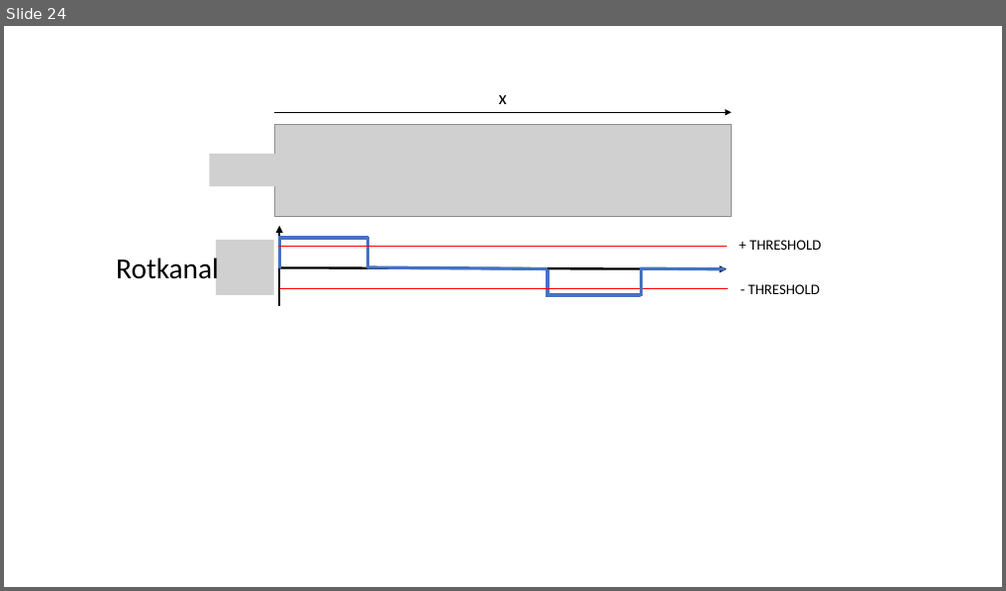
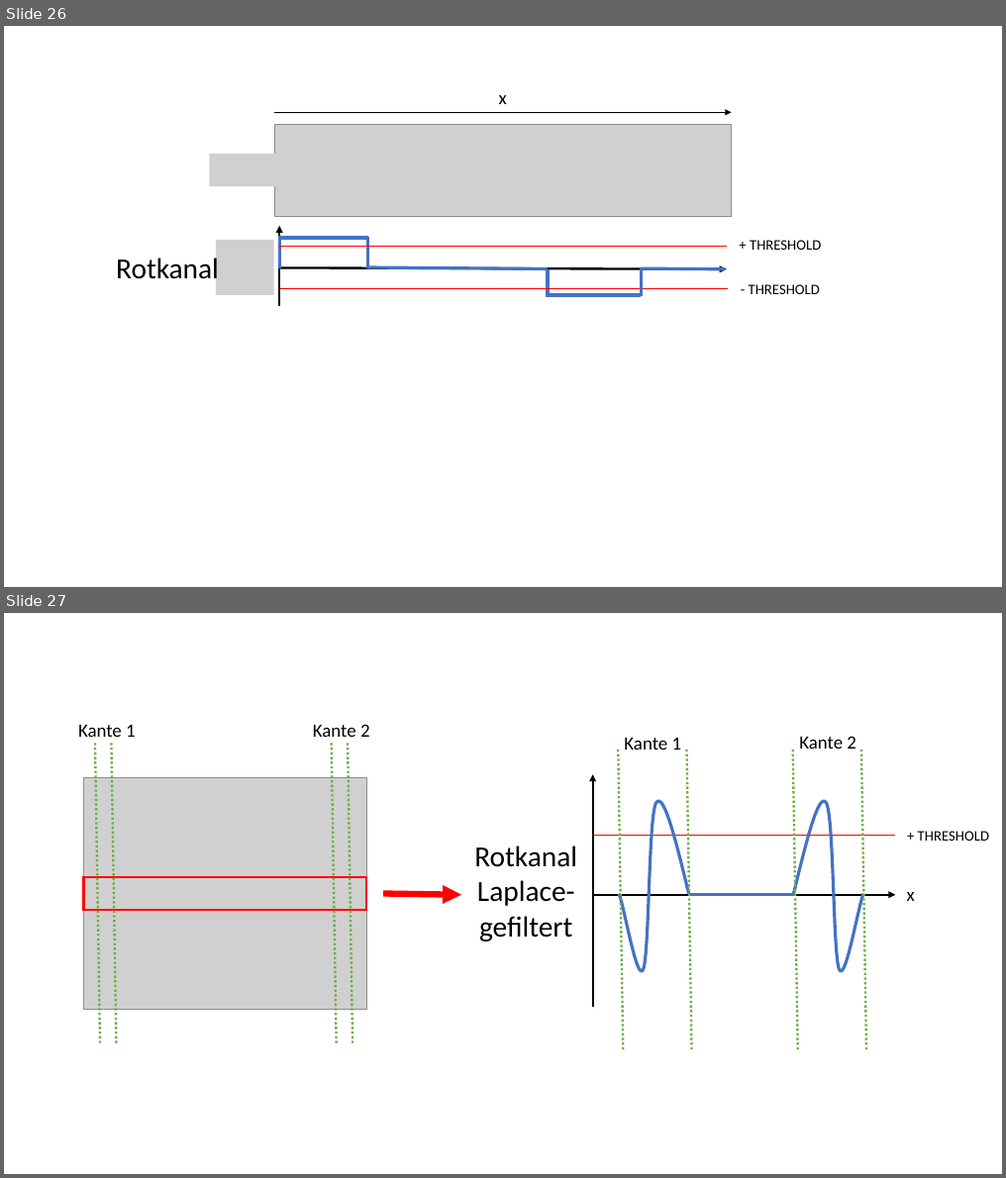
Before and after one commit to Chriss95De/Bachelors-Thesis-VHDL-Pattern-Detection, a slide deck: Dokumentation/Stand Oster/Grafiken.pptx. Shown one above the other, each under a label of ours: slide 24 before the commit, slides 26 and 27 after it. The pictures are 1006x591 and 1006x1178 pixels, drawn with LibreOffice and Linux fonts; fonts in the diff are those of the drawing; grey boxes stand for pictures. Boxes give left, top, right and bottom in pixels: in the first picture for what was removed or moved away, otherwise in the second. Text is boxed around its words. In the diff, an @@ line names an element or a change of style, - is before the commit and + after.

```diff
--- a/Dokumentation/Stand Oster/Grafiken.pptx
+++ b/Dokumentation/Stand Oster/Grafiken.pptx
@@ slide 27 added at [4,613,1002,1174], background #FFFFFF @@
@@ text added at [78,725,136,737], 18 pt, text #000000 @@
+Kante 1
@@ text added at [313,724,370,737], 18 pt, text #000000 @@
+Kante 2
@@ line added from (95, 744) to (100, 1045), #70AD47 2.25 pt dashed @@
@@ line added from (111, 744) to (116, 1045), #70AD47 2.25 pt dashed @@
@@ line added from (331, 744) to (337, 1045), #70AD47 2.25 pt dashed @@
@@ line added from (348, 744) to (352, 1045), #70AD47 2.25 pt dashed @@
@@ line added from (619, 750) to (623, 1051), #70AD47 2.25 pt dashed @@
@@ text added at [624,738,682,750], 18 pt, text #000000 @@
+Kante 1
@@ line added from (687, 750) to (692, 1051), #70AD47 2.25 pt dashed @@
@@ line added from (793, 750) to (798, 1051), #70AD47 2.25 pt dashed @@
@@ text added at [799,736,856,749], 18 pt, text #000000 @@
+Kante 2
@@ line added from (862, 750) to (866, 1051), #70AD47 2.25 pt dashed @@
@@ picture added at [83,777,366,1010] @@
@@ arrow added from (593, 1007) to (593, 774), #000000 2.25 pt @@
@@ freeform shape added at [620,801,689,970], outline #4472C4 3 pt @@
@@ freeform shape added at [794,801,863,970], outline #4472C4 3 pt @@
@@ text added at [474,846,577,942], 28 pt, text #000000 @@
+Rotkanal
+Laplace-gefiltert
@@ line added from (593, 836) to (896, 836), #FF0000 1 pt @@
@@ text added at [918,831,989,841], 14 pt, text #000000 @@
++ THRESHOLD
@@ rectangle added at [83,877,366,910], outline #FF0000 2.25 pt @@
@@ arrow added from (383, 894) to (461, 895), #FF0000 6 pt @@
@@ arrow added from (593, 895) to (896, 895), #000000 2.25 pt @@
@@ line added from (689, 895) to (795, 895), #4472C4 3 pt @@
@@ text added at [907,892,915,901], 18 pt, text #000000 @@
+x
@@ what was slide 24 is now slide 26 @@
```
Also in this commit, not shown: 3 slides changed, 2 other slides added, 7 other files.
